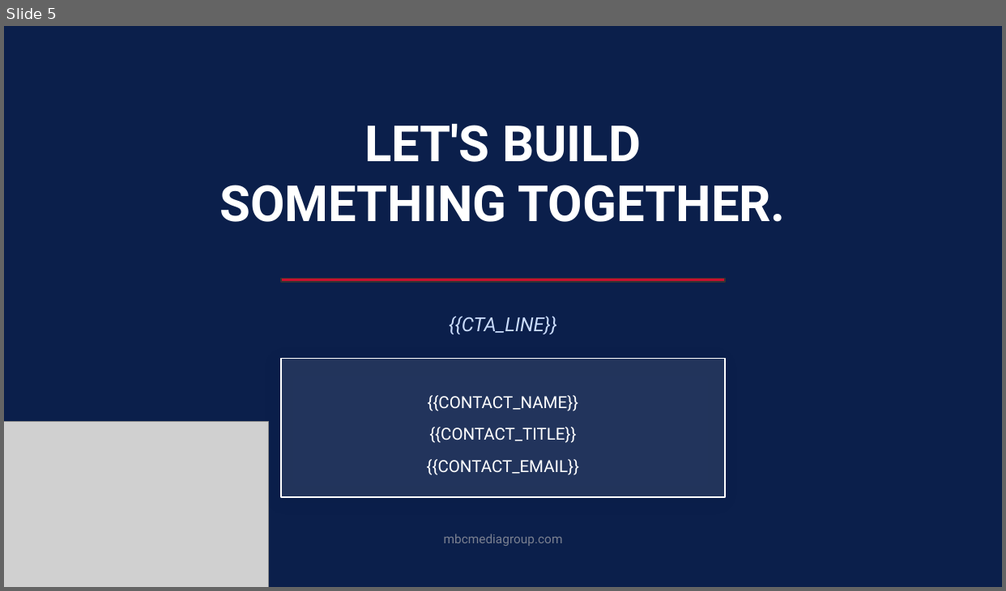
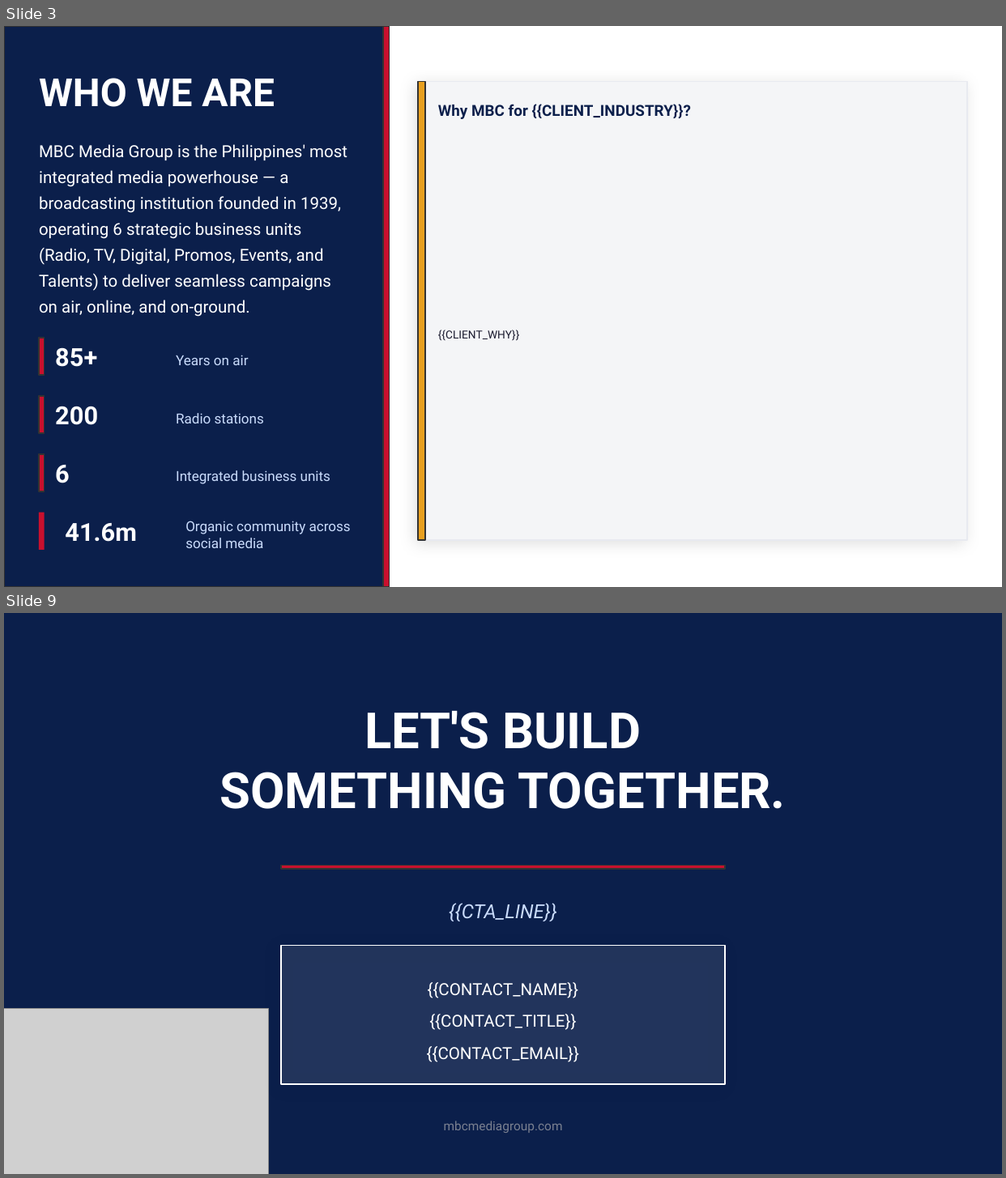
Before and after one commit to reesetirona/mbc-media-kit, a slide deck: master-deck/MBC_MASTER_DECK.pptx. Shown one above the other, each under a label of ours: slide 5 before the commit, slides 3 and 9 after it; the slides between them are not shown. The pictures are 1006x591 and 1006x1178 pixels, drawn with LibreOffice and Linux fonts; fonts in the diff are those of the drawing; grey boxes stand for pictures. Boxes give left, top, right and bottom in pixels: in the first picture for what was removed or moved away, otherwise in the second. Text is boxed around its words. In the diff, an @@ line names an element or a change of style, - is before the commit and + after.

```diff
--- a/master-deck/MBC_MASTER_DECK.pptx
+++ b/master-deck/MBC_MASTER_DECK.pptx
@@ slide 3 added at (4, 26, 1002, 587), background #FFFFFF @@
@@ rectangle added at (4, 26, 383, 587), fill #0B1F4B, outline #333333 1 pt @@
@@ rectangle added at (383, 26, 390, 587), fill #C8102E, outline #333333 1 pt @@
@@ text added at (39, 78, 275, 107), 28 pt, text #FFFFFF, bold @@
+WHO WE ARE
@@ rectangle added at (418, 82, 967, 541), fill #F4F5F7, outline #E8EAF0 1 pt @@
@@ rectangle added at (418, 82, 425, 541), fill #E8A020, outline #333333 1 pt @@
@@ text added at (438, 104, 691, 119), 11 pt, text #0B1F4B, bold @@
+Why MBC for {{CLIENT_INDUSTRY}}?
@@ text added at (39, 144, 347, 317), 12 pt, text #FFFFFF @@
+MBC Media Group is the Philippines' most integrated media powerhouse — a broadcasting institution founded in 1939, operating 6 strategic business units (Radio, TV, Digital, Promos, Events, and Talents) to deliver seamless campaigns on air, online, and on-ground.
@@ rectangle added at (39, 337, 45, 375), fill #C8102E, outline #333333 1 pt @@
@@ text added at (438, 330, 520, 341), 8 pt, text #1A1A2E @@
+{{CLIENT_WHY}}
@@ text added at (55, 348, 97, 367), 18 pt, text #FFFFFF, bold @@
+85+
@@ text added at (176, 355, 248, 365), 10 pt, text #CADCFC @@
+Years on air
@@ rectangle added at (39, 396, 45, 434), fill #C8102E, outline #333333 1 pt @@
@@ text added at (55, 406, 98, 425), 18 pt, text #FFFFFF, bold @@
+200
@@ text added at (176, 413, 264, 424), 10 pt, text #CADCFC @@
+Radio stations
@@ rectangle added at (39, 454, 45, 492), fill #C8102E, outline #333333 1 pt @@
@@ text added at (55, 465, 70, 484), 18 pt, text #FFFFFF, bold @@
+6
@@ text added at (176, 471, 330, 484), 10 pt, text #CADCFC @@
+Integrated business units
@@ rectangle added at (39, 513, 45, 551), fill #C8102E @@
@@ text added at (65, 523, 137, 542), 18 pt, text #FFFFFF, bold @@
+41.6m
@@ text added at (185, 521, 351, 548), 10 pt, text #CADCFC @@
+Organic community across social media
@@ what was slide 5 is now slide 9 @@
```
Also in this commit, not shown: 4 slides changed, 3 other slides added.
